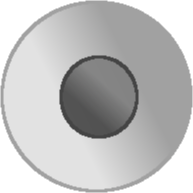
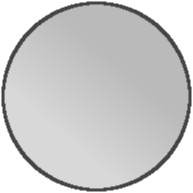
Layers edited between the first and the second 193 x 193 image:
hid "Layer #2" over [59, 55, 139, 139]
hid "Layer #1" over [61, 57, 137, 137]
added layer "Layer #4" above "Layer #3" over [1, 1, 192, 192]
added layer "Layer #3" (40%) above "Layer" over [2, 2, 191, 191]
hid "Layer", opacity 50% → 20% over [0, 0, 193, 193]
